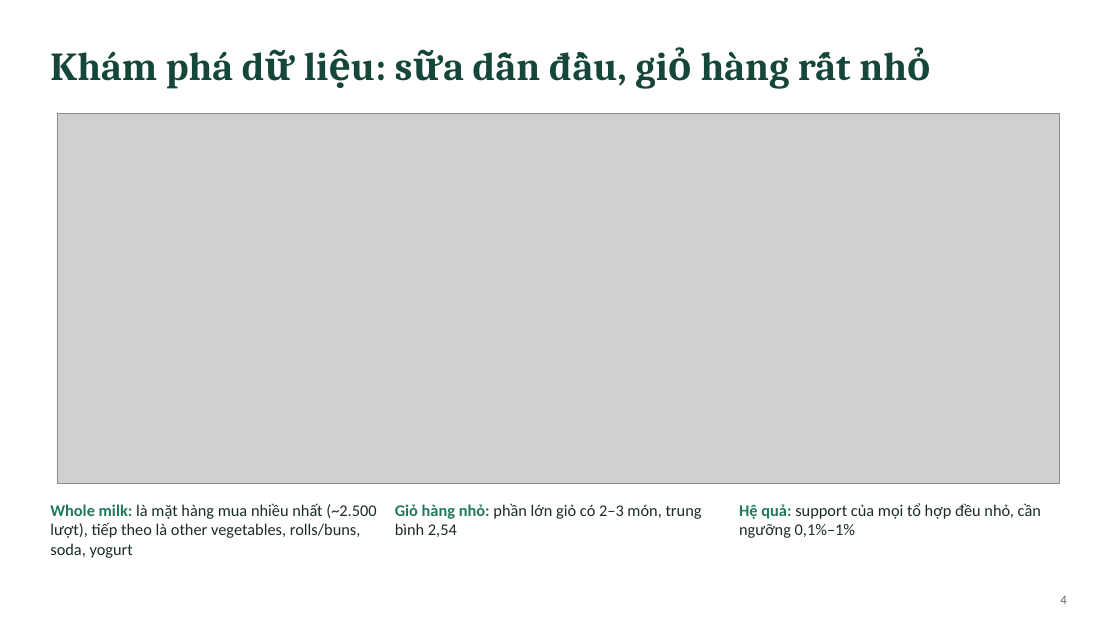
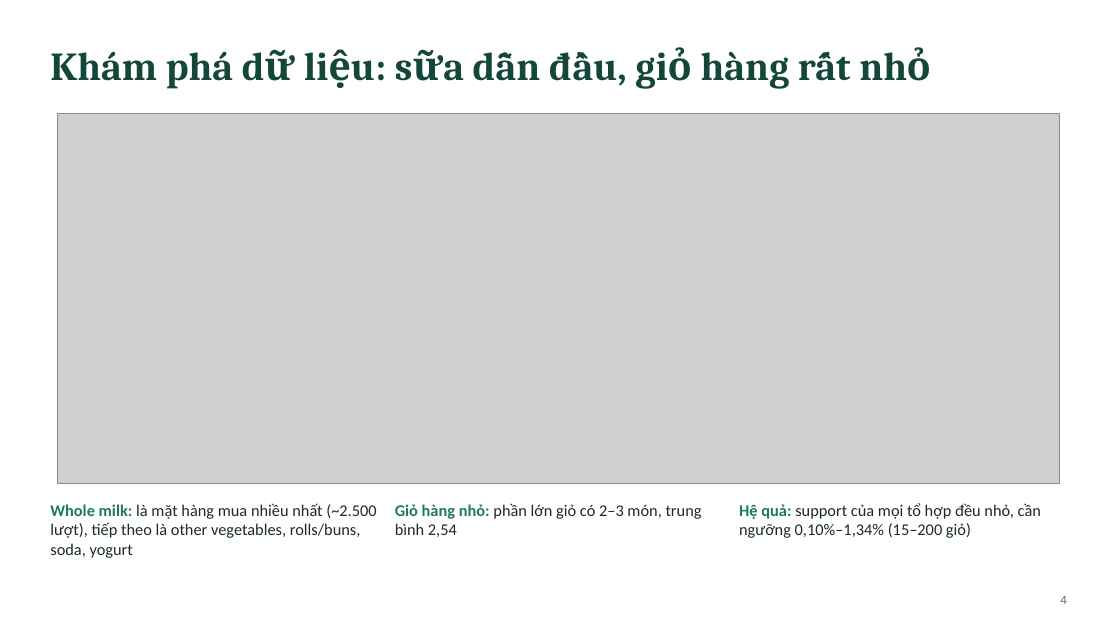
Before and after one commit to dth251/DATA-MINING-PROJECT-01, a slide deck: slide 4 of presentation/BAO_CAO_PROJECT-DATA-MINING.pptx. Drawn at 1120x630 pixels with LibreOffice and Linux fonts; fonts in the diff are those of the drawing; grey boxes stand for pictures. Boxes give left, top, right and bottom in pixels: in the first picture for what was removed or moved away, otherwise in the second. Text is boxed around its words. In the diff, an @@ line names an element or a change of style, - is before the commit and + after.

```diff
--- a/presentation/BAO_CAO_PROJECT-DATA-MINING.pptx
+++ b/presentation/BAO_CAO_PROJECT-DATA-MINING.pptx
@@ text at box(739, 503, 1041, 538): text changed @@
-Hệ quả: support của mọi tổ hợp đều nhỏ, cần ngưỡng 0,1%–1%
+Hệ quả: support của mọi tổ hợp đều nhỏ, cần ngưỡng 0,10%–1,34% (15–200 giỏ)
```
Also in this commit, not shown: 10 other slides changed.
